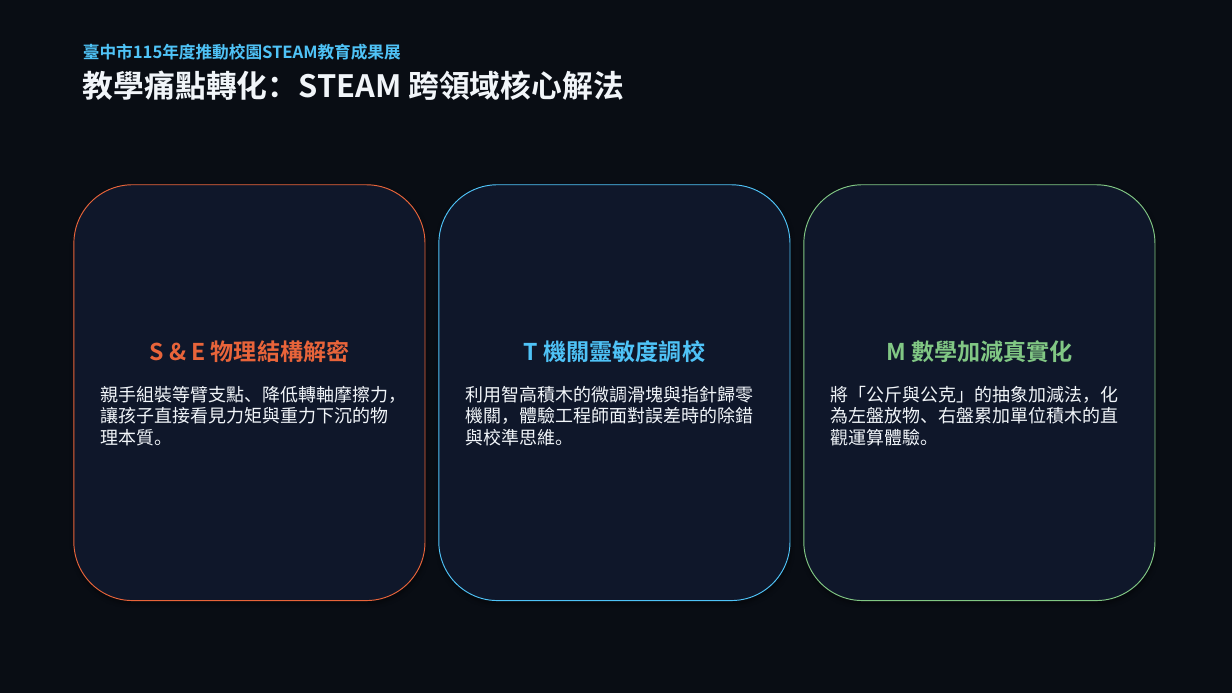
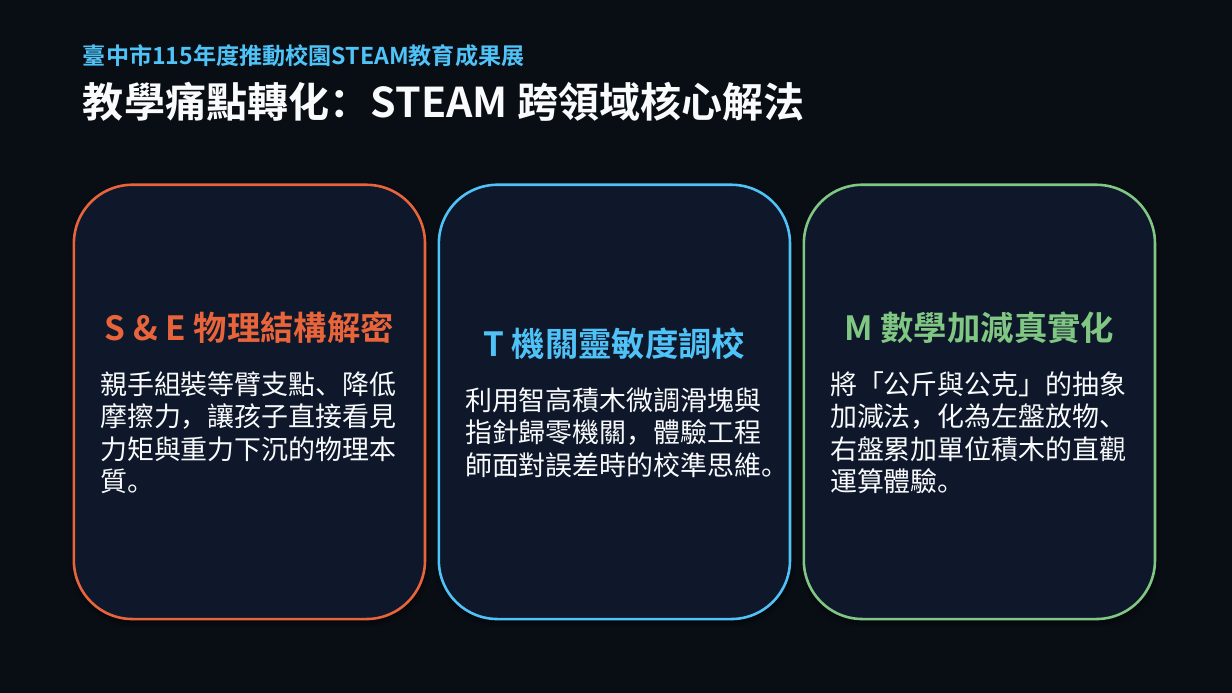
Before and after one commit to asc103138/steam-community-docs, a slide deck: slide 4 of 成果展繳交資料/臺中市梧棲區中正國小_STEAM成果展_5分鐘現場分享會簡報.pptx. Drawn at 1232x693 pixels with LibreOffice and Linux fonts; fonts in the diff are those of the drawing. Boxes give left, top, right and bottom in pixels: in the first picture for what was removed or moved away, otherwise in the second. Text is boxed around its words. In the diff, an @@ line names an element or a change of style, - is before the commit and + after.

```diff
--- a/成果展繳交資料/臺中市梧棲區中正國小_STEAM成果展_5分鐘現場分享會簡報.pptx
+++ b/成果展繳交資料/臺中市梧棲區中正國小_STEAM成果展_5分鐘現場分享會簡報.pptx
@@ text "臺中市115年度推動校園STEAM教育成果展" at [83, 44, 805, 121]: size 13 to 18 pt in "臺中市115年度推動校園STEAM教育成果展"; size 24 to 32 pt, text colour #F1F5F9 to #F8FAFC in "教學痛點轉化：STEAM 跨領域核心解法"; more space between paragraphs @@
@@ rounded rectangle "S & E 物理結構解密": place and size @@
-rounded rectangle "S & E 物理結構解密" at [74, 185, 425, 601]
+rounded rectangle "S & E 物理結構解密" at [74, 185, 425, 619]
@@ rounded rectangle "S & E 物理結構解密" at [74, 185, 425, 619]: outline #E8643A 0.75 pt to #E8643A 2 pt @@
@@ rounded rectangle "T 機關靈敏度調校": place and size @@
-rounded rectangle "T 機關靈敏度調校" at [439, 185, 790, 601]
+rounded rectangle "T 機關靈敏度調校" at [439, 185, 790, 619]
@@ rounded rectangle "T 機關靈敏度調校" at [439, 185, 790, 619]: outline #4FC3F7 0.75 pt to #4FC3F7 2 pt @@
@@ rounded rectangle "M 數學加減真實化": place and size @@
-rounded rectangle "M 數學加減真實化" at [804, 185, 1155, 601]
+rounded rectangle "M 數學加減真實化" at [804, 185, 1155, 619]
@@ rounded rectangle "M 數學加減真實化" at [804, 185, 1155, 619]: size 18 to 26 pt in "M 數學加減真實化"; size 14 to 21 pt, text colour #F1F5F9 to #F8FAFC in "將「公斤與公克」的抽象加減法，化為左盤放物、右盤累加單位積木的直觀運算體驗。"; more space between paragraphs; outline #81C784 0.75 pt to #81C784 2 pt @@
@@ text in rounded rectangle at [105, 311, 394, 343]: size 18 to 26 pt in "S & E 物理結構解密" @@
@@ text in rounded rectangle at [483, 327, 746, 359]: size 18 to 26 pt in "T 機關靈敏度調校" @@
@@ text in rounded rectangle at [100, 371, 396, 493]: text changed; size 14 to 21 pt; text colour #F1F5F9 to #F8FAFC @@
-親手組裝等臂支點、降低轉軸摩擦力，讓孩子直接看見力矩與重力下沉的物理本質。
+親手組裝等臂支點、降低摩擦力，讓孩子直接看見力矩與重力下沉的物理本質。
@@ text in rounded rectangle at [465, 387, 788, 478]: text changed; size 14 to 21 pt; text colour #F1F5F9 to #F8FAFC @@
-利用智高積木的微調滑塊與指針歸零機關，體驗工程師面對誤差時的除錯與校準思維。
+利用智高積木微調滑塊與指針歸零機關，體驗工程師面對誤差時的校準思維。
```
Also in this commit, not shown: 15 other slides changed, 3 other files.
